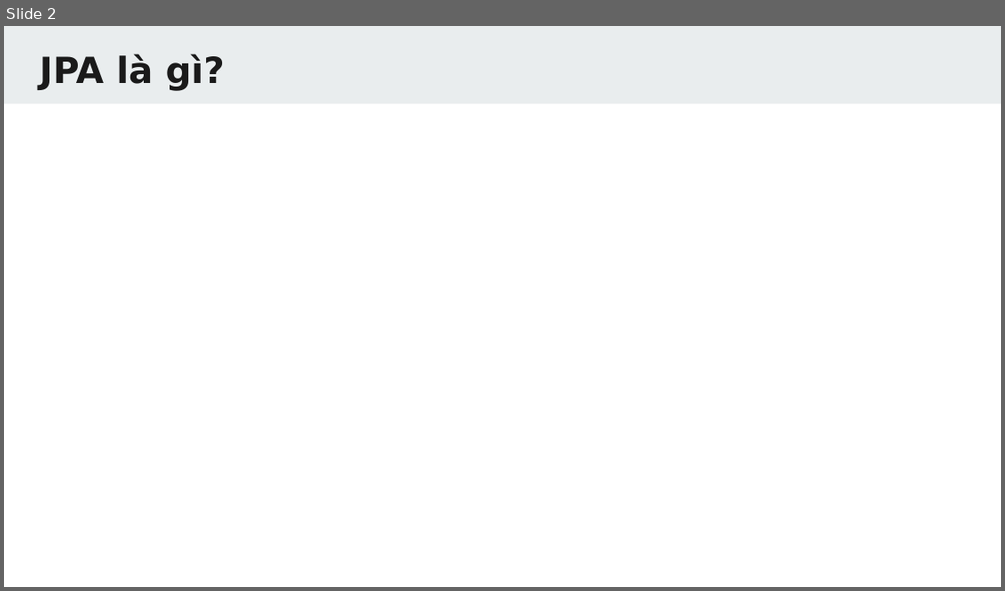
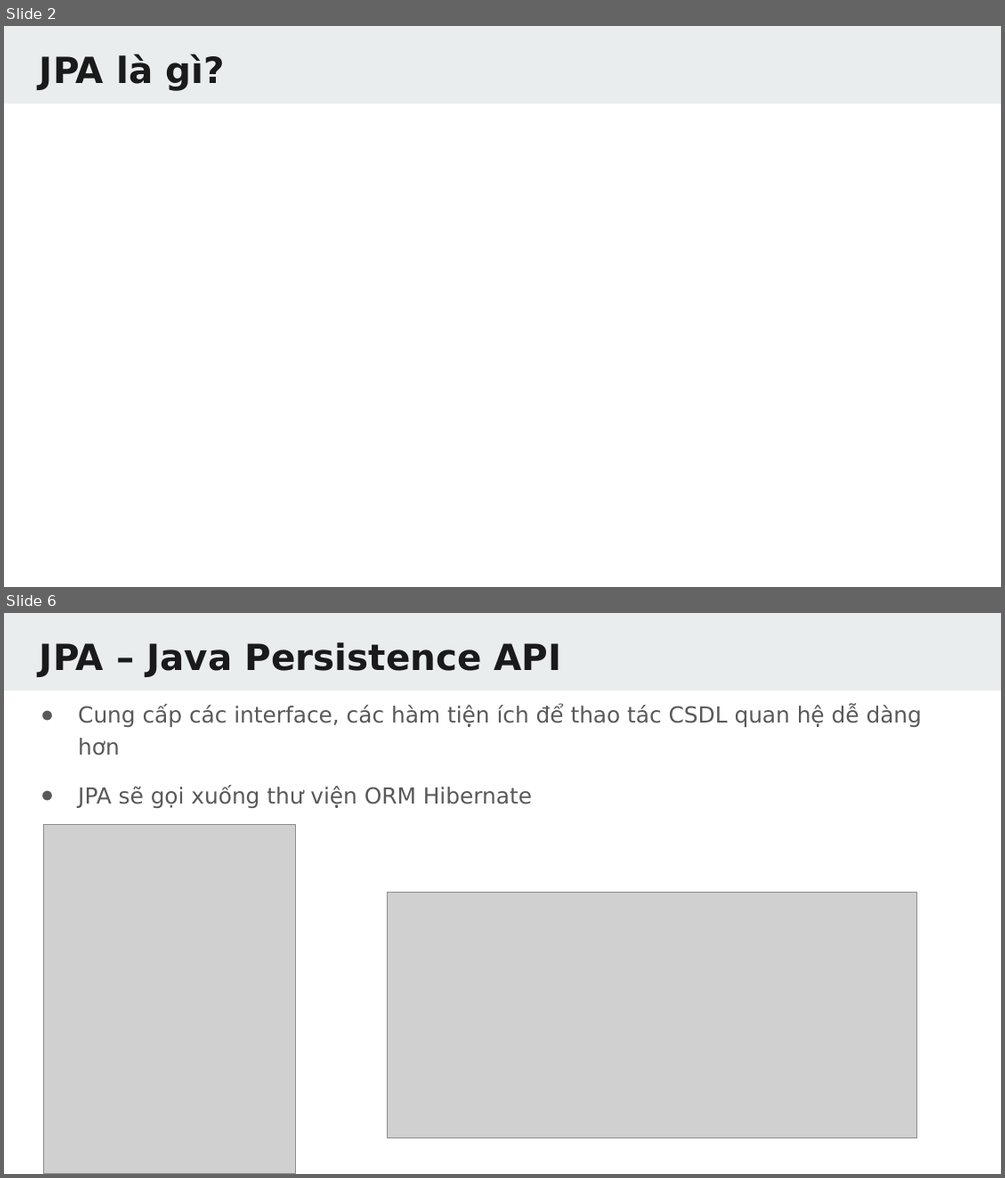
Before and after one commit to TechMaster/springboot2, a slide deck: 14 JPA/JPA.pptx. Shown one above the other, each under a label of ours: slide 2 before the commit, slides 2 and 6 after it; the slides between them are not shown. The pictures are 1005x591 and 1005x1178 pixels, drawn with LibreOffice and Linux fonts; fonts in the diff are those of the drawing; grey boxes stand for pictures. Boxes give left, top, right and bottom in pixels: in the first picture for what was removed or moved away, otherwise in the second. Text is boxed around its words. In the diff, an @@ line names an element or a change of style, - is before the commit and + after.

```diff
--- a/14 JPA/JPA.pptx
+++ b/14 JPA/JPA.pptx
@@ slide 6 added at [4,613,1001,1174], background #FFFFFF; not listed: 1 template element that a slide beside it also shows @@
@@ title added at [40,642,562,677], 26 pt, text #1A1A1A, bold @@
+JPA – Java Persistence API
@@ text added at [78,705,922,808], 16 pt, text #595959 @@
+● Cung cấp các interface, các hàm tiện ích để thao tác CSDL quan hệ dễ dàng hơn
+● JPA sẽ gọi xuống thư viện ORM Hibernate
@@ picture added at [44,824,295,1173] @@
@@ picture added at [387,892,917,1137] @@
```
Also in this commit, not shown: 75 other slides added, 40 other files.
